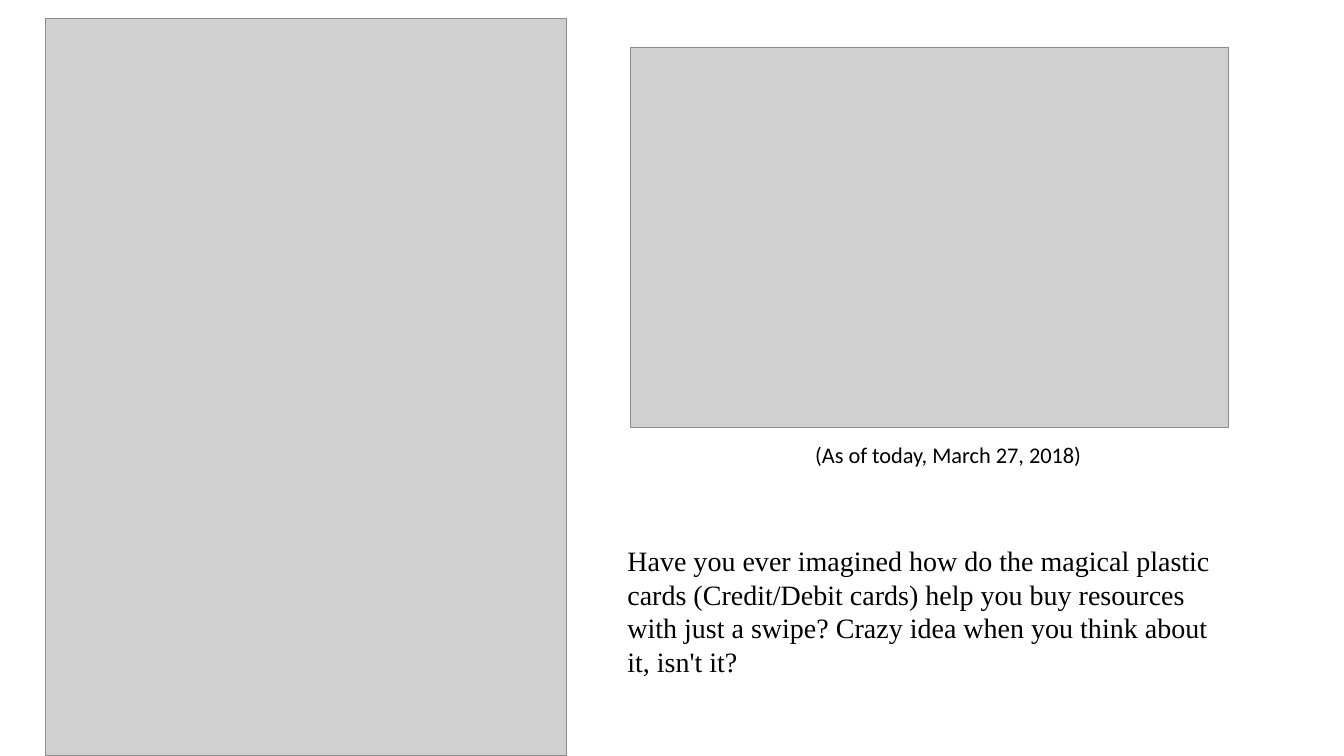
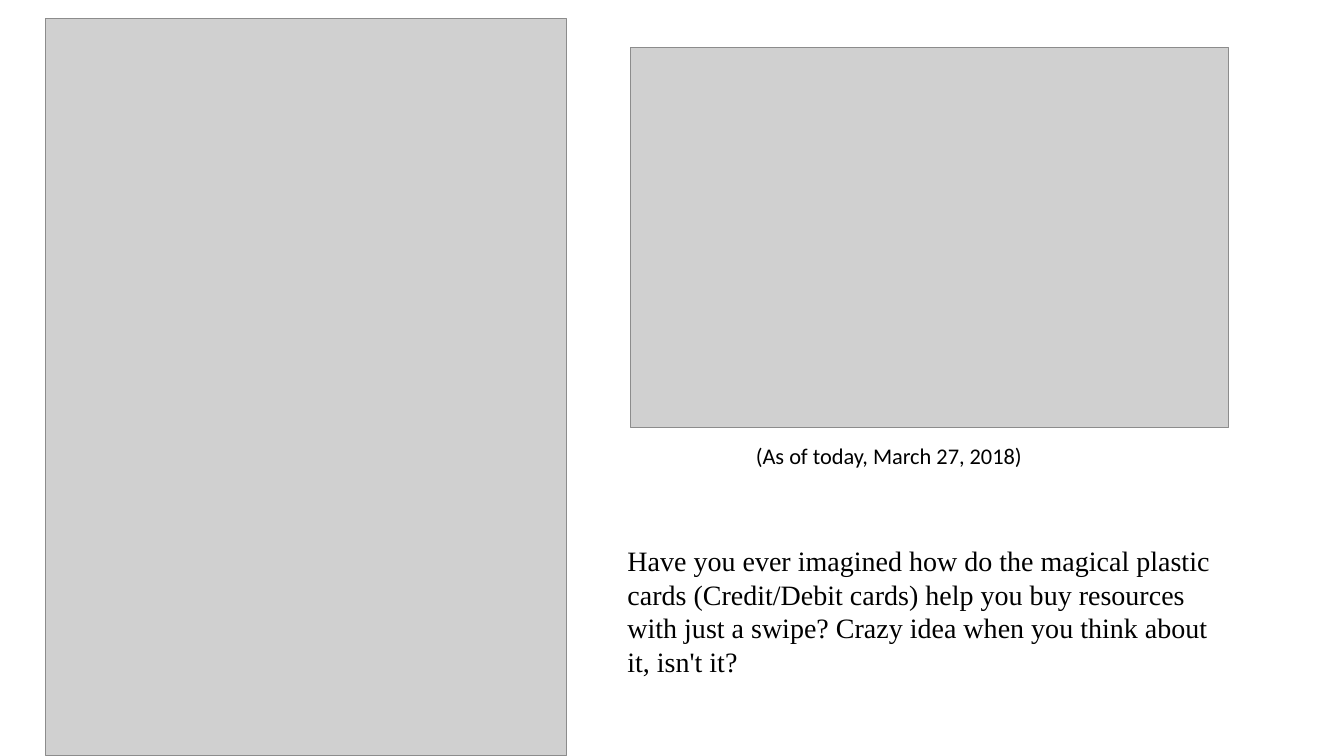
Before and after one commit to bitcoinclubatksu/BitcoinClub, a slide deck: slide 3 of meetup-2_presentation/Bitcoin_Club_Meetup_2_presentation.pptx. Drawn at 1344x756 pixels with LibreOffice and Linux fonts; fonts in the diff are those of the drawing; grey boxes stand for pictures. Boxes give left, top, right and bottom in pixels: in the first picture for what was removed or moved away, otherwise in the second. Text is boxed around its words. In the diff, an @@ line names an element or a change of style, - is before the commit and + after.

```diff
--- a/meetup-2_presentation/Bitcoin_Club_Meetup_2_presentation.pptx
+++ b/meetup-2_presentation/Bitcoin_Club_Meetup_2_presentation.pptx
@@ text "(As of today, March 27, ...": place and size @@
-text "(As of today, March 27, ..." at box(815, 447, 1081, 467)
+text "(As of today, March 27, ..." at box(756, 448, 1022, 468)
```
Also in this commit, not shown: 13 other slides changed, 6 other files.
